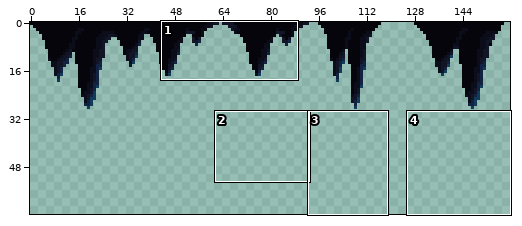
One commit to this pixel-art file: assets/art/backgrounds/cave_blue_stalectite.aseprite. Above: a wide view before the commit, with the close-up outlined.
Close-up. The starting point:
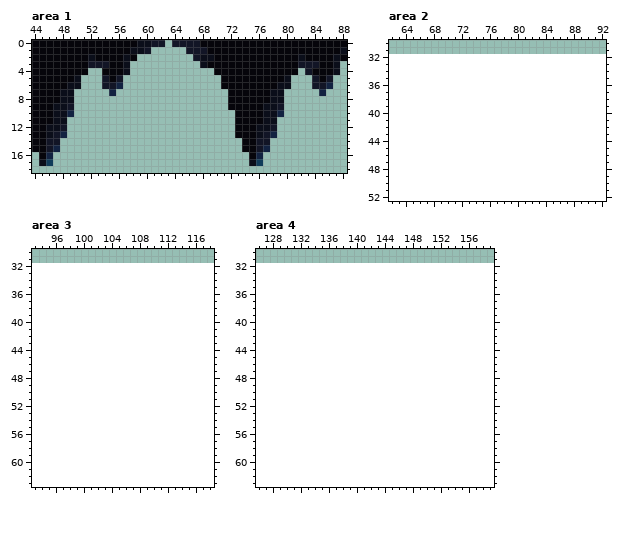
160x32 pixels, 1 frame. Colours within 5 levels of each other are drawn and written as one. Shown: area 1: x 44..88, y 0..18; area 2: x 62..92, y 30..52; area 3: x 93..118, y 30..63; area 4: x 126..159, y 30..63. The old version is drawn lined up with the new one, on the new canvas.
After the commit:
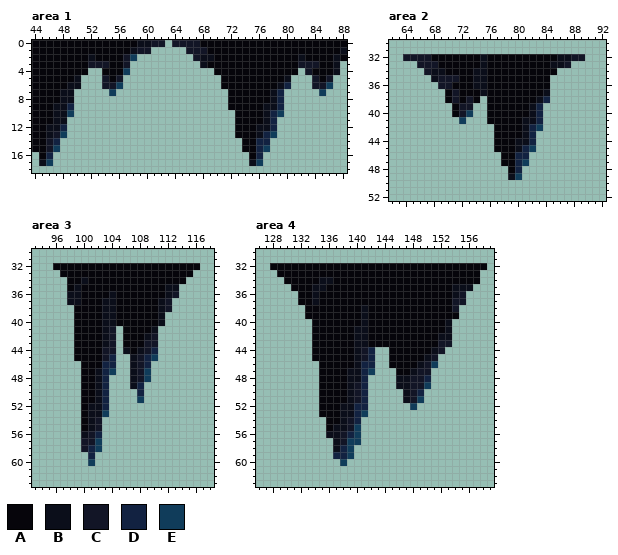
Palette (. is transparent): A #06050b  B #0b0e1a  C #121526  D #122241  E #103c5a
What changed:
canvas 160x32 -> 160x64
Area 1:
y 1: x 59 B -> C
y 2: x 57..58 BA -> CE
y 3: x 57 B -> C
y 4: x 57 B -> E
y 6: x 56 D -> E; x 80 B -> D; x 86 D -> E
y 7: x 55 D -> E; x 79 B -> D; x 85 D -> E
y 8: x 79 B -> D
y 9: x 49 C -> D; x 79 C -> D
y 10: x 49 D -> E; x 78..79 BD -> DE
y 11: x 78 B -> D
y 12: x 48 C -> D; x 78 C -> D
y 13: x 48 D -> E; x 77..78 CD -> DE
y 14: x 47 C -> D; x 76..77 CC -> DD
y 15: x 47 D -> E; x 76..77 CD -> DE
Area 2:
y 32: x 64..89 .......................... -> CCCCAAAAAAABAAAAAAAAAABBCC
y 33: x 66..87 ...................... -> CCCAAAAAABAAAAAAAAABBC
y 34: x 67..85 ................... -> CBBAAAABBAAAAAAAAAA
y 35: x 68..84 ................. -> BCCCAABBAAAAAAAAA
y 36: x 69..84 ................ -> CCAAABBAAAAAAAAA
y 37: x 70..84 ............... -> ACAAABAAAAAAAAB
y 38: x 70..74 ..... -> ACACA; x 76..84 ......... -> AAAAAAABD
y 39: x 71..73 ... -> ACC; x 76..83 ........ -> AAAAAABD
y 40: x 71..73 ... -> ACE; x 76..83 ........ -> AAAAAABD
y 41: x 72 . -> E; x 76..83 ........ -> AAAAABBD
y 42: x 77..83 ....... -> AAAABDE
y 43: x 77..82 ...... -> AAAABD
y 44: x 77..82 ...... -> AAABBD
y 45: x 77..82 ...... -> AAABDE
y 46: x 78..81 .... -> AADD
y 47: x 78..81 .... -> AADE
y 48: x 79..80 .. -> AD
y 49: x 79..80 .. -> BE
Area 3:
y 32: x 96..116 ..................... -> AAAAAAAAAAAAAAAAAAAAA
y 33: x 97..115 ................... -> AAAAAAAAAAAAAAAAAAA
y 34: x 98..114 ................. -> AABAAAAAAAAAAAAAA
y 35: x 98..113 ................ -> ABAAAAAAAAAAAABB
y 36: x 98..113 ................ -> BBAAAABAAAAAAABC
y 37: x 98..112 ............... -> BBAAABBAAAAAABC
y 38: x 99..112 .............. -> AAAABBAAAAAABC
y 39..40: x 99..111 ............. -> AAAABBAAAAAAB
y 41: x 99..104 ...... -> AAAABC; x 106..110 ..... -> AAAAB
y 42: x 99..104 ...... -> AAAABC; x 106..110 ..... -> AAABC
y 43: x 99..104 ...... -> AAAABC; x 106..110 ..... -> AAACC
y 44: x 99..104 ...... -> AAAACC; x 106..110 ..... -> BABCD
y 45: x 99..104 ...... -> AAAACD; x 107..110 .... -> BCDE
y 46: x 100..104 ..... -> AAADD; x 107..109 ... -> BCD
y 47: x 100..104 ..... -> AABDE; x 107..109 ... -> BCE
y 48: x 100..103 .... -> AABD; x 107..109 ... -> BCE
y 49: x 100..103 .... -> AABD; x 107..108 .. -> BD
y 50: x 100..103 .... -> AABD; x 108 . -> D
y 51: x 100..103 .... -> AABD; x 108 . -> E
y 52: x 100..103 .... -> ABBD
y 53: x 100..103 .... -> ABBE
y 54..55: x 100..102 ... -> ABC
y 56: x 100..102 ... -> BCD
y 57: x 100..102 ... -> CCE
y 58: x 100..102 ... -> CDE
y 59: x 101 . -> D
y 60: x 101 . -> E
Area 4:
y 32: x 128..158 ............................... -> AAAAAAAAAAAAAAAAAAAAAAAAAAAAAAA
y 33: x 129..157 ............................. -> AAAAAAAAAAAAAAAAAAAAAAAAAAAAA
y 34: x 130..157 ............................ -> AAAAABBAAAAAAAAAAAAAAAAAAAAA
y 35: x 131..156 .......................... -> AAABBAAAAAAAAAAAAAAAAAABBB
y 36: x 132..155 ........................ -> AABAAAAAAAAAAAAAAAAAAABC
y 37: x 132..155 ........................ -> AABAAAAAAAAAAAAAAAAAAACC
y 38: x 133..154 ...................... -> AAAAAAAABAAAAAAAAAAAAC
y 39: x 133..154 ...................... -> AAAAAAAABAAAAAAAAAAAAA
y 40: x 134..153 .................... -> AAAAAAABAAAAAAAAAAAB
y 41: x 134..153 .................... -> AAAAAABBAAAAAAAAAAAB
y 42: x 134..153 .................... -> AAAAAABBAAAAAAAAAABB
y 43: x 134..153 .................... -> AAAAAABBAAAAAAAAAACC
y 44: x 134..142 ......... -> AAAAAABCD; x 145..152 ........ -> AAAAAABC
y 45: x 134..142 ......... -> AAAAAABCD; x 145..151 ....... -> AAAAABC
y 46: x 135..142 ........ -> AAAAABDD; x 145..151 ....... -> AAAABCE
y 47: x 135..142 ........ -> AAAABBDE; x 146..150 ..... -> AABCC
y 48: x 135..141 ....... -> AAAABBD; x 146..150 ..... -> BBCCD
y 49: x 135..141 ....... -> AAAABCD; x 146..150 ..... -> BBCCE
y 50: x 135..141 ....... -> AAAABCD; x 147..149 ... -> BCD
y 51: x 135..141 ....... -> AAAABCD; x 147..149 ... -> BCE
y 52: x 135..141 ....... -> AAABBDD; x 148 . -> E
y 53: x 135..141 ....... -> AAABBDE
y 54: x 136..140 ..... -> AABCD
y 55: x 136..140 ..... -> ABBCE
y 56: x 136..140 ..... -> BBCDE
y 57: x 137..140 .... -> BCEE
y 58: x 137..139 ... -> BDE
y 59: x 137..139 ... -> DDE
y 60: x 138 . -> E
